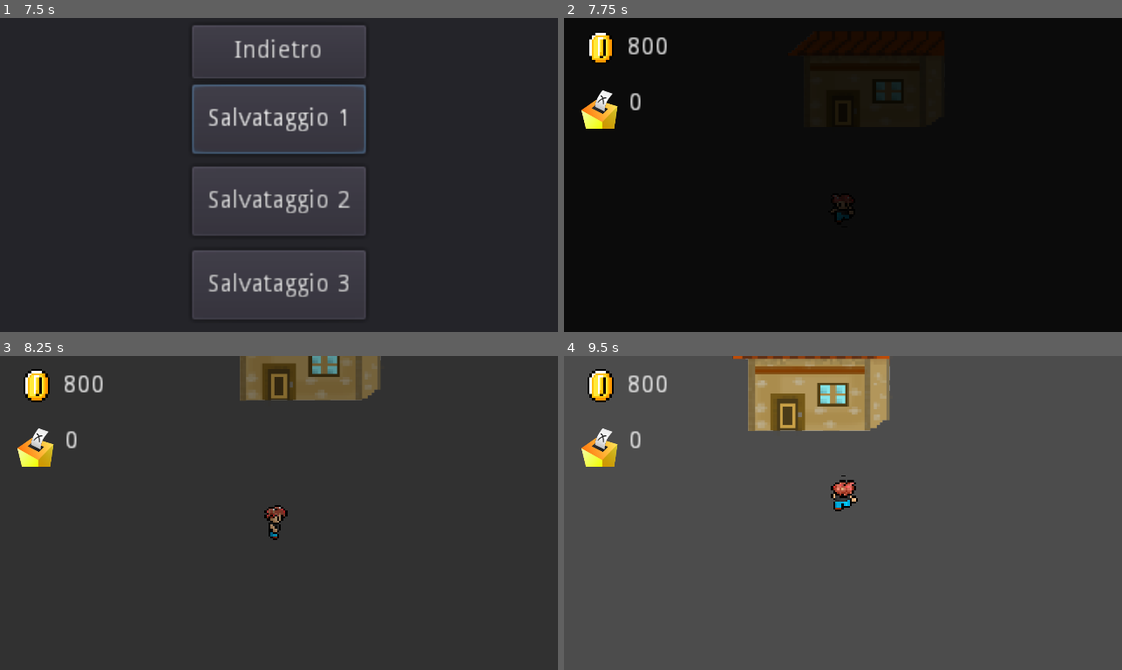
Above: before the commit, frames 1-4 (two rows, left to right).
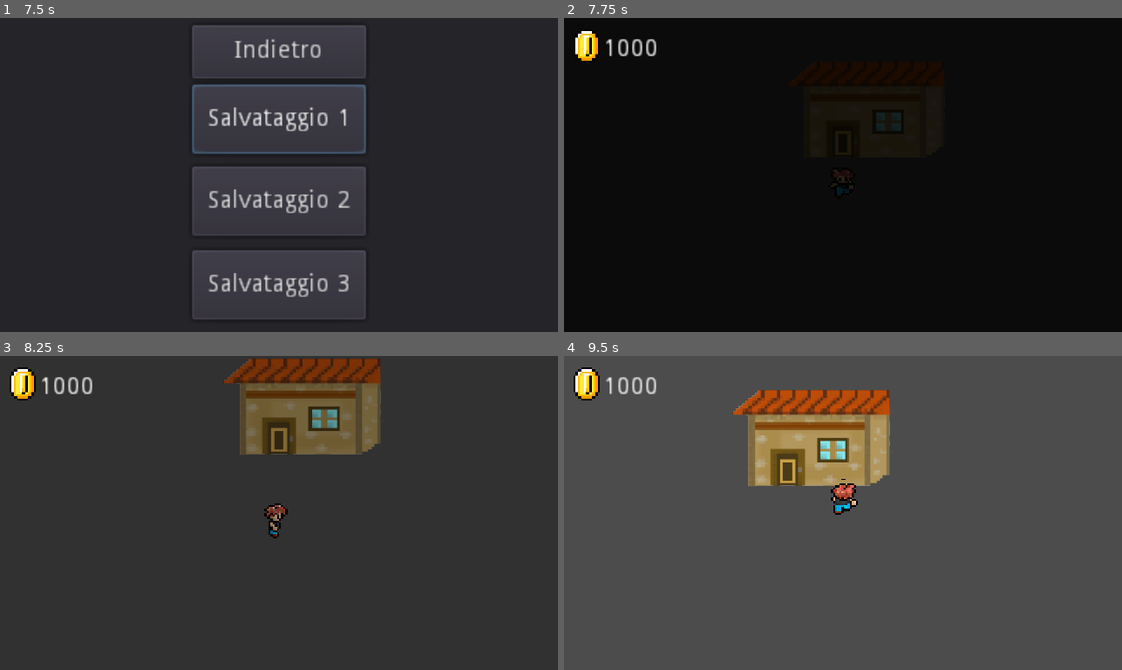
Above: after the commit, the same moments.

Repository: Fra866/ResPublica
Game: Godot game, scene res://Start.tscn
The game is run twice, just before and just after one commit, with the same random seed, the same clock (stepped at 60 frames per second) and the same inputs.
Inputs:
- Up to frame 1 (7.5 s): click "Nuovo gioco" at 0.5 s; click "Salvataggio 1" at 1.25 s; click "Yes" at 2 s; click "No" at 2.75 s; click "Carica partita" at 3.5 s; click "Salvataggio 2" at 4.25 s; click "Salvataggio 3" at 5 s; click "Indietro" at 5.75 s; tap Enter (ui_accept) at 6.5, 6.77, 6.8, 7.07, 7.35 s; hold Right (ui_right) 6.53-7.28 s; tap End (ui_end) at 6.6 s; hold Down (ui_down) from 7.28 s (still down)
- Up to frame 2 (7.75 s): keep holding Down (ui_down); tap Enter (ui_accept) at 7.52 s; tap End (ui_end) at 7.55 s
- Up to frame 3 (8.25 s): tap Enter (ui_accept) at 7.82 s; release Down (ui_down) at 8.03 s; hold Right (ui_right) from 8.03 s (still down); tap End (ui_end) at 8.1 s
- Up to frame 4 (9.5 s): tap Enter (ui_accept) at 8.3, 9.02, 9.32 s; release Right (ui_right) at 8.78 s; hold Up (ui_up) from 8.78 s (still down); tap End (ui_end) at 8.85 s

Frame 1 is identical in both runs. In frame 2, 1.8% of the frame differs, in the area x 2-61%, y 4-65%; in frame 3, 9.0%; in frame 4, 12%, in the area x 1-59%, y 0-51%.
Error in both runs: Invalid set index 'save_file' (on base: 'Nil') with value of type 'Resource (saved.gd)'. (res://Start.gd:87)

Commit message:
Displayer: Change Mail content depending on the id

Diff:
--- a/CutsceneActivator.gd
+++ b/CutsceneActivator.gd
@@ -14,7 +14,6 @@
 
 export(int) var cutscene_code
 
-# Called when the node enters the scene tree for the first time.
 
 func _ready():
 	player = scenemanager.get_child(0).get_children().back().find_node("Player")
@@ -29,9 +28,7 @@
 
 	virgilio.animplayer.play('RunDown')
 	virgilio.input_direction = Vector2(0, 1)
-
 	yield(get_tree().create_timer(1), "timeout")
-
 	virgilio.animplayer.play('IdleDown')
 
 	dialouge_box.display_dialouge(virgilio)
@@ -43,18 +40,12 @@
 	dialouge_box.has_obtained(virgilio.get_child(5))
 
 	cutscene = false
-#	currentscene.cutscene_over(cutscene_code)
 	scenemanager.cutscene_over(cutscene_code)
 
 	var object = virgilio.get_child(5).get_child(0).game_object_resource
+	print(virgilio.get_child(5))
+
 	menu.new_object(object)
-#	load(object.use_script.get_path()).new().content = """
-	object.content = """
-	Nel mezzo delle elezioni di nostra vita,
-	Ci ritrovammo in un fascismo oscuro,
-	Che la ritta legislatura era smarrita...
-	"""
-
 	virgilio.input_direction = Vector2(0, 0)
 
 
--- /dev/null
+++ b/Displayer.gd
@@ -0,0 +1,61 @@
+extends CanvasLayer
+
+onready var label = $MarginContainer/Panel/RichTextLabel
+onready var container
+var m_text: String
+var maxchar: int
+var rect_x : int
+var words = []
+var line_id = 0
+
+
+func _ready():
+	rect_x = label.rect_size.x
+#	Should be rect_x / font's width. Got to find a way to compute the latter, as Godot only shows the height.
+	maxchar = 16
+#	split(m_text)
+#	display()
+
+
+func _process(_delta):
+	if Input.is_action_just_pressed("ui_down") and line_id < label.get_line_count():
+		line_id += 3
+		label.scroll_to_line(line_id)
+	if Input.is_action_just_pressed("ui_up") and line_id > 2:
+		line_id -= 3
+		label.scroll_to_line(line_id)
+	if Input.is_action_just_pressed("ui_end"):
+		self_close()
+
+
+#func self_load():
+#	container =
+#	container.add_child(self)
+
+func self_close():
+	self.queue_free()
+
+
+func split(text: String):
+	var word = ""
+
+	print(text)
+
+	for i in len(text):
+		if text[i] != ' ':
+			word += text[i]
+		else:
+			word += text[i]
+			words.append(word)
+			word = ""
+
+	words.append(word)
+
+func display():
+	var c = 0
+	for wd in words:
+		if c + len(wd) >= maxchar:
+			label.newline()
+			c = 0
+		label.add_text(wd)
+		c += len(wd)
--- a/Items/Objects/Key Objects/mail.gd
+++ b/Items/Objects/Key Objects/mail.gd
@@ -1,13 +1,37 @@
-extends object_resource
+#extends ObjectResource
+extends Node
 
 export(String) var content = """
+Mussolini Delenda Est
 """
+var wrapper = load("res://Test.tscn").instance()
 
-# Called when the node enters the scene tree for the first time.
+var list_of_mail_contents = [
+	"""
+	Nel mezzo delle elezioni di nostra vita,
+	Ci ritrovammo nella SELVA OSCURA,
+	Che la ritta legislatura era smarrita...
+	""",
+
+	"""
+	Si lavora e si produce per la patria e per il boss finale
+	""",
+]
+
 func _ready():
 	print(content)
 
+
 # A special thanks to we-know-who for the function's name
-func foo():
-	# I plan to work on the mail displayer later
-	print(content)
+func foo(id):
+	content = list_of_mail_contents[id]
+	wrapper.split(content)
+	wrapper.display()
+
+
+# func set_mail_content(id):
+#	content = list_of_mail_contents[id]
+
+
+func get_mail_content():
+	return content
--- a/Items/Objects/Key Objects/mail.tres
+++ b/Items/Objects/Key Objects/mail.tres
@@ -1,14 +1,14 @@
-[gd_resource type="Resource" load_steps=3 format=2]
+[gd_resource type="Resource" load_steps=4 format=2]
 
+[ext_resource path="res://Items/Objects/object_resource.gd" type="Script" id=1]
 [ext_resource path="res://Images/virgiliomail.jpeg" type="Texture" id=2]
 [ext_resource path="res://Items/Objects/Key Objects/mail.gd" type="Script" id=3]
 
 [resource]
-script = ExtResource( 3 )
+script = ExtResource( 1 )
 name = "Mail"
 id = 0
-description = "Lettera di Virgilio, stalker di Dant"
+description = "Lettera di Virgilio, stalker di Dante"
 prize = 0
 texture = ExtResource( 2 )
-content = "
-"
+use_script = ExtResource( 3 )
--- a/Items/Objects/object_resource.gd
+++ b/Items/Objects/object_resource.gd
@@ -1,12 +1,12 @@
 extends Resource
-class_name object_resource
+class_name ObjectResource
 
 export(String) var name
 export(int) var id
 export(String) var description
 export(int) var prize
 export(Texture) var texture
-#export(Script) var use_script
+export(Script) var use_script
 
 
 #func ready():
--- a/NPC/NPC.gd
+++ b/NPC/NPC.gd
@@ -59,11 +59,11 @@
 	animtree.set("parameters/blend_position", (player.position - position) / 16)
 	dialouge_box.display_dialouge(self)
 
-	if len(slogans_for_battle):
-		var tmp = Temp.new()
-		tmp.slogans_for_battle = slogans_for_battle
-		tmp.political_pos = political_pos
-		ResourceSaver.save("res://NPC/tmp.tres", tmp)
+#	if len(slogans_for_battle):
+#		var tmp = Temp.new()
+#		tmp.slogans_for_battle = slogans_for_battle
+#		tmp.political_pos = political_pos
+#		ResourceSaver.save("res://NPC/tmp.tres", tmp)
 
 
 
--- a/NPC/tmp.tres
+++ b/NPC/tmp.tres
@@ -1,11 +1,11 @@
 [gd_resource type="Resource" load_steps=5 format=2]
 
-[ext_resource path="res://Items/Slogans/riforma.tres" type="Resource" id=1]
+[ext_resource path="res://Items/Slogans/cose_buone.tres" type="Resource" id=1]
 [ext_resource path="res://Items/Slogans/impero.tres" type="Resource" id=2]
-[ext_resource path="res://NPC/tmp.gd" type="Script" id=3]
-[ext_resource path="res://Items/Slogans/cose_buone.tres" type="Resource" id=4]
+[ext_resource path="res://Items/Slogans/riforma.tres" type="Resource" id=3]
+[ext_resource path="res://NPC/tmp.gd" type="Script" id=4]
 
 [resource]
-script = ExtResource( 3 )
-slogans_for_battle = [ ExtResource( 1 ), ExtResource( 2 ), ExtResource( 4 ) ]
+script = ExtResource( 4 )
+slogans_for_battle = [ ExtResource( 3 ), ExtResource( 2 ), ExtResource( 1 ) ]
 political_pos = Vector2( -4, -2 )
--- a/Player/Player.gd
+++ b/Player/Player.gd
@@ -123,7 +123,6 @@
 
 
 func collided_with_npc(npc):
-	print(npc)
 	npc.interaction(self)
 
 
--- a/SaveMenu.gd
+++ b/SaveMenu.gd
@@ -49,7 +49,6 @@
 	file_save.slogans = menu.slogan_list
 	file_save.objects = menu.object_list
 	file_save.ended_cutscenes = scene_manager.list_ended_cutscenes
-#	print(file_save.ended_cutscenes)
 	file_save.money = ui.get_money()
 	file_save.current_scene = load("res://Scenes/" + current_scene.name + ".tscn")
 
--- a/Saved/save01.tres
+++ b/Saved/save01.tres
@@ -1,18 +1,13 @@
-[gd_resource type="Resource" load_steps=8 format=2]
+[gd_resource type="Resource" load_steps=3 format=2]
 
 [ext_resource path="res://saved.gd" type="Script" id=1]
-[ext_resource path="res://Items/Objects/Key Objects/mail.tres" type="Resource" id=2]
-[ext_resource path="res://Items/Slogans/impero.tres" type="Resource" id=3]
-[ext_resource path="res://Items/Slogans/riforma.tres" type="Resource" id=4]
-[ext_resource path="res://Items/Slogans/humani.tres" type="Resource" id=5]
-[ext_resource path="res://Items/Slogans/black_lives.tres" type="Resource" id=6]
 [ext_resource path="res://Scenes/Level1.tscn" type="PackedScene" id=7]
 
 [resource]
 script = ExtResource( 1 )
-slogans = [ ExtResource( 5 ), ExtResource( 6 ), ExtResource( 4 ), ExtResource( 3 ) ]
-objects = [ ExtResource( 2 ) ]
-ended_cutscenes = [ 1 ]
+slogans = [  ]
+objects = [  ]
+ended_cutscenes = [  ]
 current_scene = ExtResource( 7 )
-player_pos = Vector2( 80, 48 )
-money = 800
+player_pos = Vector2( 80, 16 )
+money = 1000
--- a/Saved/save02.tres
+++ b/Saved/save02.tres
@@ -1,19 +1,19 @@
 [gd_resource type="Resource" load_steps=9 format=2]
 
 [ext_resource path="res://saved.gd" type="Script" id=1]
-[ext_resource path="res://Items/Slogans/stalin.tres" type="Resource" id=2]
+[ext_resource path="res://Scenes/InsideHouse.tscn" type="PackedScene" id=2]
 [ext_resource path="res://Items/Objects/Key Objects/mail.tres" type="Resource" id=3]
-[ext_resource path="res://Items/Slogans/humani.tres" type="Resource" id=4]
-[ext_resource path="res://Items/Slogans/black_lives.tres" type="Resource" id=5]
-[ext_resource path="res://Scenes/Level1.tscn" type="PackedScene" id=6]
-[ext_resource path="res://Items/Slogans/impero.tres" type="Resource" id=7]
-[ext_resource path="res://Items/Slogans/riforma.tres" type="Resource" id=8]
+[ext_resource path="res://Items/Slogans/riforma.tres" type="Resource" id=4]
+[ext_resource path="res://Items/Slogans/impero.tres" type="Resource" id=5]
+[ext_resource path="res://Items/Slogans/stalin.tres" type="Resource" id=6]
+[ext_resource path="res://Items/Slogans/humani.tres" type="Resource" id=7]
+[ext_resource path="res://Items/Slogans/black_lives.tres" type="Resource" id=8]
 
 [resource]
 script = ExtResource( 1 )
-slogans = [ ExtResource( 4 ), ExtResource( 5 ), ExtResource( 8 ), ExtResource( 2 ), ExtResource( 7 ) ]
+slogans = [ ExtResource( 5 ), ExtResource( 6 ), ExtResource( 7 ), ExtResource( 4 ), ExtResource( 8 ) ]
 objects = [ ExtResource( 3 ) ]
 ended_cutscenes = [ 1 ]
-current_scene = ExtResource( 6 )
-player_pos = Vector2( -64, 32 )
+current_scene = ExtResource( 2 )
+player_pos = Vector2( 16, 128 )
 money = 750
--- a/Scenes/BattleScene.gd
+++ b/Scenes/BattleScene.gd
@@ -2,7 +2,6 @@
 
 
 onready var scenemanager = get_node(NodePath('/root/SceneManager/'))
-onready var ui = get_node(NodePath('/root/SceneManager/UI'))
 onready var menu = get_node(NodePath('/root/SceneManager/Menu'))
 onready var dialogue_box = get_node(NodePath('/root/SceneManager/DialougeBox'))
 onready var pBar = $LifeBars/PlayerBar
@@ -13,8 +12,7 @@
 onready var margincontainer = $ActionLog/MarginContainer
 onready var action_log = $ActionLog/MarginContainer/Panel/Label
 onready var political_compass = $PoliticalCompass
-var npc
-onready var votes: int
+onready var npc
 onready var enemy_sprite = $EnemySprite
 
 onready var n_of_slogans = 0
@@ -38,7 +36,6 @@
 
 func _ready():
 	randomize()
-	ui.visible(false)
 	enemy_sprite.texture = load("res://UI/andreotti/battle.png")
 	political_compass.visibility(true)
 
@@ -64,7 +61,6 @@
 
 
 func _process(_delta):
-
 	if turn == TURN.PLAYER:
 		var slog = menu.slogan_list[id]
 
@@ -109,8 +105,6 @@
 
 
 func set_npc(current_npc):
-	print(current_npc.votes)
-	votes = current_npc.votes
 	npc = current_npc
 	enemy_sprite.texture = load(npc.battle_sprite_path)
 
@@ -119,11 +113,6 @@
 	action_log.text = "Battaglia finita"
 	margincontainer.visible = true
 	battlemenu.visible = false
-
-	ui.visible(true)
-	print(votes)
-	ui.add_votes(votes)
-
 	end(next_scene)
 	# yield(get_tree().create_timer(1), "timeout")
 
@@ -154,7 +143,6 @@
 	battlemenu.visible = true
 	yield(get_tree().create_timer(0.1), "timeout")
 
-
 	damage(p_attack, e_attack)
 	if npcBar.value == 0 or pBar.value == 0:
 		battle_ends()
--- a/Scenes/Level1.tscn
+++ b/Scenes/Level1.tscn
@@ -17,7 +17,6 @@
 dialouge_list = [ "Mafia? Cos'è una Mafia?" ]
 slogans_for_battle = [ ExtResource( 8 ), ExtResource( 3 ), ExtResource( 7 ) ]
 political_pos = Vector2( -4, -2 )
-votes = 5
 battle_sprite_path = "res://UI/andreotti/battle.png"
 sprite_path = "res://UI/andreotti ow.png"
 hf = 3
--- a/Scenes/Menu.gd
+++ b/Scenes/Menu.gd
@@ -85,6 +85,7 @@
 
 			political_compass.set_main_pointer(current_slog.political_pos.x, -current_slog.political_pos.y)
 
+			handle_input(slogan_index, n_of_slogans, slogan_selector.rect_position)
 			if Input.is_action_just_pressed("ui_right"):
 				if slogan_index < (n_of_slogans - 1):
 					slogan_index += 1
@@ -114,9 +115,12 @@
 			objects_selector.visible = true
 			current_object = object_list[object_index]
 			current_object_desc.text = current_object.description
+			handle_input(object_index, n_of_objects, objects_selector.rect_position)
 
 			if Input.is_action_just_pressed("ui_accept"):
-				current_object.foo()
+				print(objects_container.get_children())
+				objects_container.get_child(1).foo(current_object.id) # Temporary Solution
+
 
 
 	if menu_main:
@@ -161,18 +165,20 @@
 	currentscene = get_node(NodePath('/root/SceneManager/CurrentScene'))
 
 
-func search_slog(slogan):
-	var i = 0
-	for node in slogan_container.get_children():
-		if i >= 1 and node.slogan_res == slogan:
-			return node
-		i += 1
+func handle_input(index: int, maxv: int, selector: Vector2):
+	if Input.is_action_just_pressed("ui_right"):
+		if index < maxv - 1:
+			index += 1
+	if Input.is_action_just_pressed("ui_left"):
+		if index > 0:
+			index -= 1
+	selector.x = 32 * (index % 6) + 3
+	selector.y = 40 * (index / 6) + 9
 
 
 func new_slogan(slogan):
 	if slogan in slogan_list:
 		print("Già comprato: ", slogan_list)
-		# search_slog(slogan).slogan_res.xp += 20
 	else:
 		slogan_list.append(slogan)
 #		print(ui.get_child(0).get_child(0).text)
@@ -187,26 +193,11 @@
 
 func new_object(object):
 	if not object in object_list:
-		# print(object.use_script.get_path())
 		object_list.append(object)
-		# var object_use_script = load(object.use_script.get_path()).new()
-		# object_use_script.foo()
 		ui.add_money(-object.prize)
 
 		var new_obj_instance = load("res://Scenes/UI_Objects/ObjectNode.tscn").instance()
 		new_obj_instance.object_res = object
-#		print("object: ", object.name)
-
 		new_obj_instance.position = Vector2(32 * (n_of_objects % 6) + 15, 40*(int(n_of_objects / 6)) + 20)
 		n_of_objects += 1
 		objects_container.add_child(new_obj_instance)
-
-#		print(new_obj_instance in objects_container.get_children())
-
-
-#func loadSlogans(data):
-#	var file = File.new()
-#	file.open("user://gabibbo.txt", File.READ)
-#	while file.get_position() < file.get_len():
-#		var data = file.get_line()
-#	new_slogan(load(data))
--- a/Scenes/UI.gd
+++ b/Scenes/UI.gd
@@ -1,9 +1,7 @@
 extends CanvasLayer
 
-
 onready var shop = get_node(NodePath("../ShopBox"))
-onready var liracoin = $Node2D/MoneyCount/RichTextLabel
-onready var votes = $Node2D/VotesCount/RichTextLabel
+onready var liracoin = $Control/RichTextLabel
 onready var screentransition = get_node(NodePath('/root/SceneManager'))
 
 
@@ -11,23 +9,14 @@
 	liracoin.text = str(screentransition.save_file.money)
 
 
-func visible(vis: bool):
-	$Node2D.visible = vis
-
-
 func add_money(m: int):
-	var liracoin =  $Node2D/MoneyCount/RichTextLabel
+	var liracoin = $Control/RichTextLabel
 	liracoin.text = str(int(liracoin.text) + m)
-
-func add_votes(v: int):
-	var votes =  $Node2D/VotesCount/RichTextLabel
-	votes.text = str(int(votes.text) + v)
 
 
 func loadLira(val):
 #	print(val)
 	liracoin.text = val
 
-
 func get_money():
 	return int(liracoin.text)
--- a/Scenes/UI.tscn
+++ b/Scenes/UI.tscn
@@ -1,66 +1,32 @@
-[gd_scene load_steps=4 format=2]
+[gd_scene load_steps=3 format=2]
 
 [ext_resource path="res://Assets/Liracoin2.png" type="Texture" id=1]
 [ext_resource path="res://Scenes/UI.gd" type="Script" id=2]
-[ext_resource path="res://UI/voting_box.png" type="Texture" id=3]
 
 [node name="UI" type="CanvasLayer"]
 script = ExtResource( 2 )
 
-[node name="Node2D" type="Node2D" parent="."]
-
-[node name="MoneyCount" type="Control" parent="Node2D"]
-anchor_right = 0.175
-anchor_bottom = 0.153
+[node name="Control" type="Control" parent="."]
 margin_right = 320.0
-margin_bottom = 180.0
+margin_bottom = 53.0
 rect_min_size = Vector2( 320, 180 )
 __meta__ = {
 "_edit_use_anchors_": false
 }
 
-[node name="RichTextLabel" type="RichTextLabel" parent="Node2D/MoneyCount"]
-anchor_right = 0.206
-anchor_bottom = 0.144
-margin_left = 36.0
-margin_top = 10.0
-margin_right = 53.08
-margin_bottom = 23.08
+[node name="RichTextLabel" type="RichTextLabel" parent="Control"]
+anchor_right = 1.55
+anchor_bottom = 1.275
+margin_left = 22.0
+margin_top = 11.0
+margin_right = -3.8147e-06
+margin_bottom = -3.8147e-06
 text = "1000"
 __meta__ = {
 "_edit_use_anchors_": false
 }
 
-[node name="Sprite" type="Sprite" parent="Node2D/MoneyCount"]
-position = Vector2( 21, 17 )
+[node name="Sprite" type="Sprite" parent="Control"]
+position = Vector2( 13, 16 )
 scale = Vector2( 0.0153606, 0.0158333 )
 texture = ExtResource( 1 )
-
-[node name="VotesCount" type="Control" parent="Node2D"]
-anchor_right = 0.175
-anchor_bottom = 0.153
-margin_top = 40.0
-margin_right = 320.0
-margin_bottom = 220.0
-rect_min_size = Vector2( 320, 180 )
-__meta__ = {
-"_edit_use_anchors_": false
-}
-
-[node name="RichTextLabel" type="RichTextLabel" parent="Node2D/VotesCount"]
-anchor_right = 0.275
-anchor_bottom = 0.2
-margin_left = 37.0
-margin_top = 2.0
-margin_right = -13.0
-margin_bottom = -4.0
-text = "0
-"
-__meta__ = {
-"_edit_use_anchors_": false
-}
-
-[node name="Sprite" type="Sprite" parent="Node2D/VotesCount"]
-position = Vector2( 21, 10 )
-scale = Vector2( 0.204167, 0.220833 )
-texture = ExtResource( 3 )
--- a/Scenes/UI_Objects/ObjectNode.gd
+++ b/Scenes/UI_Objects/ObjectNode.gd
@@ -12,3 +12,10 @@
 #	WHEN THE SPRITES WILL BE READY:
 	sprite.texture = object_res.texture
 #	sprite.texture = load('res://Images/Objects/' + path_texture)
+
+
+func foo(id: int):
+	var script = load(object_res.use_script.get_path()).new()
+	if script.wrapper:
+		get_parent().add_child(script.wrapper)
+		script.foo(id)
--- a/Start.tscn
+++ b/Start.tscn
@@ -11,7 +11,6 @@
 anchor_bottom = 1.0
 script = ExtResource( 2 )
 __meta__ = {
-"_edit_use_anchors_": false,
 "_editor_description_": "
 
 "
--- /dev/null
+++ b/Test.tscn
@@ -0,0 +1,42 @@
+[gd_scene load_steps=5 format=2]
+
+[ext_resource path="res://Assets/UI/FiraCode-Regular.otf" type="DynamicFontData" id=1]
+[ext_resource path="res://Displayer.gd" type="Script" id=2]
+
+[sub_resource type="StyleBoxFlat" id=1]
+bg_color = Color( 0.823529, 0.968627, 0.956863, 1 )
+border_width_left = 5
+border_width_top = 5
+border_width_right = 5
+border_width_bottom = 5
+border_color = Color( 0, 0, 0, 1 )
+
+[sub_resource type="DynamicFont" id=2]
+size = 10
+font_data = ExtResource( 1 )
+
+[node name="Displayer" type="CanvasLayer"]
+script = ExtResource( 2 )
+
+[node name="MarginContainer" type="MarginContainer" parent="."]
+margin_right = 40.0
+margin_bottom = 40.0
+rect_min_size = Vector2( 120, 120 )
+
+[node name="Panel" type="Panel" parent="MarginContainer"]
+margin_right = 120.0
+margin_bottom = 120.0
+custom_styles/panel = SubResource( 1 )
+
+[node name="RichTextLabel" type="RichTextLabel" parent="MarginContainer/Panel"]
+margin_left = 10.0
+margin_top = 10.0
+margin_right = 110.0
+margin_bottom = 110.0
+rect_min_size = Vector2( 100, 100 )
+custom_colors/default_color = Color( 0, 0, 0, 1 )
+custom_fonts/normal_font = SubResource( 2 )
+scroll_active = false
+__meta__ = {
+"_edit_use_anchors_": false
+}
--- a/UI/DialougeBox.gd
+++ b/UI/DialougeBox.gd
@@ -78,7 +78,6 @@
 
 	if player:
 		if (Input.is_action_just_pressed("ui_accept") && player.NPCraycast.is_colliding()) or start_dialouge:
-			print(d_list)
 			start_dialouge = false
 			if i < len(d_list):
 				display_text_line(d_list[i])
@@ -104,7 +103,6 @@
 								emit_signal("npc_slogans", s_list)
 								emit_signal("next_scene", current_scene.name, player.position)
 
-								print(scenemanager.list_npc)
 							else:
 								emit_signal("priority_to_player")
 						else:
--- a/project.godot
+++ b/project.godot
@@ -20,6 +20,11 @@
 "path": "res://meta.gd"
 }, {
 "base": "Resource",
+"class": "ObjectResource",
+"language": "GDScript",
+"path": "res://Items/Objects/object_resource.gd"
+}, {
+"base": "Resource",
 "class": "Saved",
 "language": "GDScript",
 "path": "res://saved.gd"
@@ -38,20 +43,15 @@
 "class": "Temp",
 "language": "GDScript",
 "path": "res://NPC/tmp.gd"
-}, {
-"base": "Resource",
-"class": "object_resource",
-"language": "GDScript",
-"path": "res://Items/Objects/object_resource.gd"
 } ]
 _global_script_class_icons={
 "GameObject": "",
 "Meta": "",
+"ObjectResource": "",
 "Saved": "",
 "Slogan": "",
 "SloganResource": "",
-"Temp": "",
-"object_resource": ""
+"Temp": ""
 }
 
 [application]
Binary file added: Assets/UI/FiraCode-Regular.otf
Binary file removed: UI/voting_box.png
Not shown, removed: UI/voting_box.png.import
